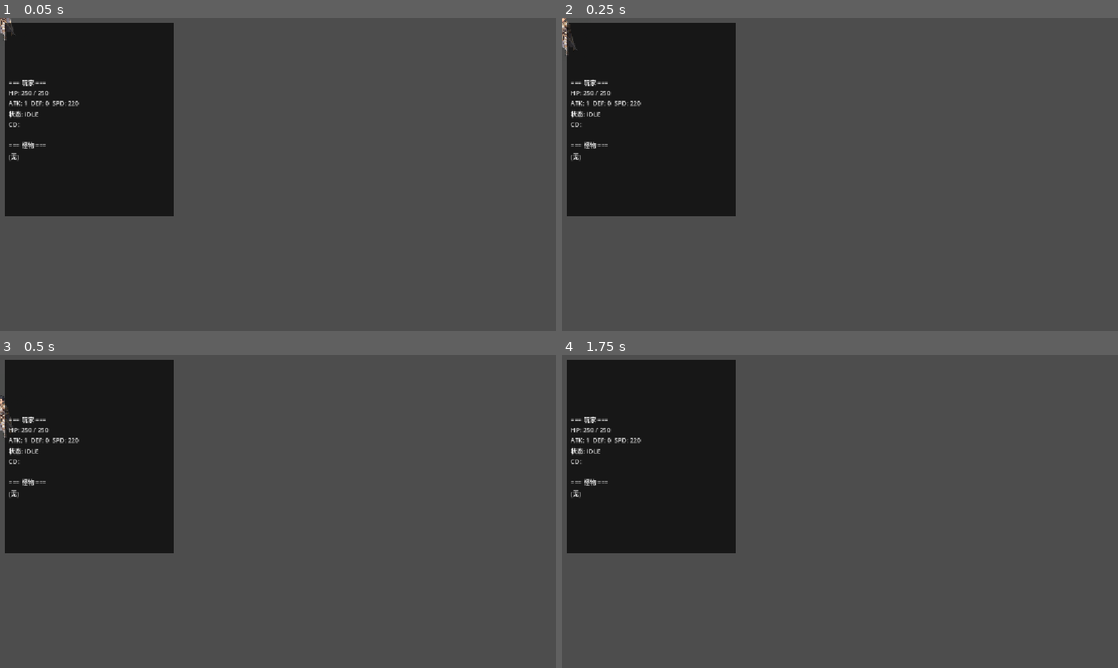
Above: before the commit, frames 1-4 (two rows, left to right).
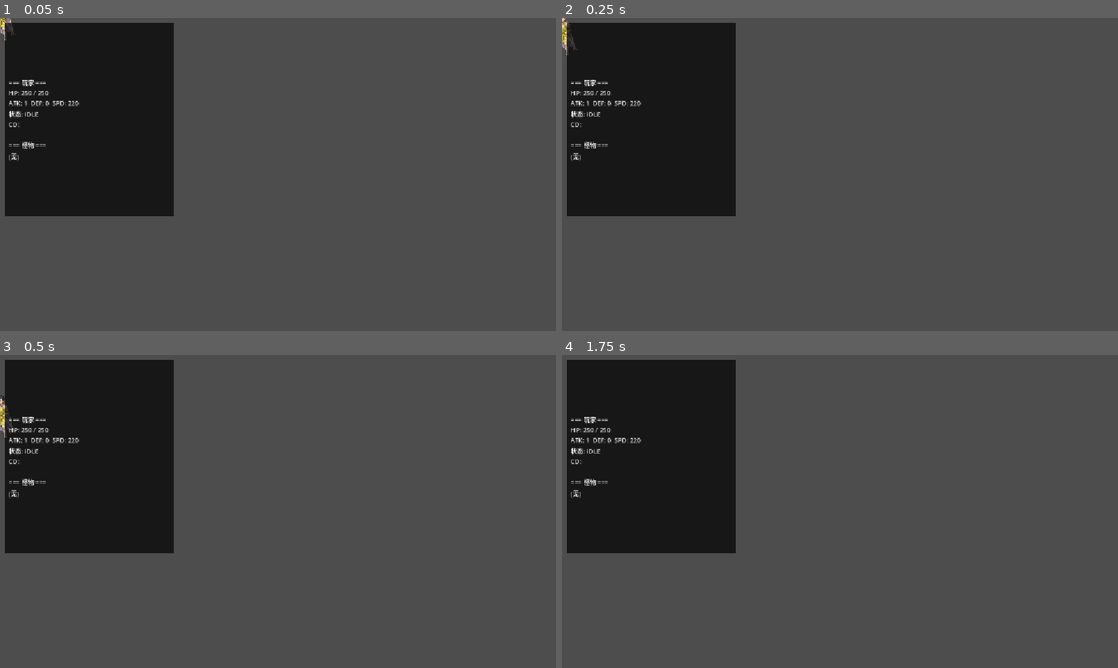
Above: after the commit, the same moments.

Repository: yfn520/2dHBGame
Game: Godot game, scene res://scenes/game_root.tscn
Same seed, same stepped clock (60 frames per second), same inputs: the game is played once before the commit and once after it.
Inputs:
- Up to frame 1 (0.05 s): no input
- Up to frame 2 (0.25 s): no input
- Up to frame 3 (0.5 s): no input
- Up to frame 4 (1.75 s): tap Enter at 0.5 s; hold Right from 0.53 s (still down); tap J at 0.6 s; tap Space at 0.77, 1.52 s; tap K at 1.35 s

The runs differ from the first frame. In frame 1, less than 0.1% of the frame differs, in the area x 0-1%, y 0-3%; in frame 2, less than 0.1%; in frame 3, less than 0.1%, in the area x 0-1%, y 16-23%; in frame 4, nothing differs.

Commit message:
战斗bug修复

Diff:
--- a/assets/enemies/slimu/combat_actions.json
+++ b/assets/enemies/slimu/combat_actions.json
@@ -7,7 +7,7 @@
 					"forward": 20.0,
 					"height": 20.0,
 					"start_frame": 2,
-					"width": 19.0,
+					"width": 28.0,
 					"y": -5.0
 				}
 			]
@@ -27,10 +27,10 @@
 		"skill2": {
 			"hit_windows": [
 				{
-					"end_frame": 2,
+					"end_frame": 2.0,
 					"forward": 25.0,
 					"height": 40.0,
-					"start_frame": 2,
+					"start_frame": 2.0,
 					"width": 30.0,
 					"y": -10.0
 				}
@@ -39,10 +39,10 @@
 		"skill3": {
 			"hit_windows": [
 				{
-					"end_frame": 3,
+					"end_frame": 3.0,
 					"forward": 20.0,
 					"height": 20.0,
-					"start_frame": 3,
+					"start_frame": 3.0,
 					"width": 20.0,
 					"y": -15.0
 				}
--- a/scripts/combat/hit_box.gd
+++ b/scripts/combat/hit_box.gd
@@ -12,6 +12,7 @@
 
 
 func _ready() -> void:
+	z_index = 10
 	if collision_shape.shape != null:
 		collision_shape.shape = collision_shape.shape.duplicate()
 	if not area_entered.is_connected(_on_area_entered):
--- a/scripts/combat/hurt_box.gd
+++ b/scripts/combat/hurt_box.gd
@@ -5,10 +5,24 @@
 signal damaged(damage: int, source: Node)
 
 var _owner_entity: Node = null
+var _collision_shape: CollisionShape2D = null
 
 
 func setup(owner_entity: Node) -> void:
 	_owner_entity = owner_entity
+	for child in get_children():
+		if child is CollisionShape2D:
+			_collision_shape = child
+			break
+	# Debug geometry must remain visible above character sprites in either facing.
+	z_as_relative = false
+	z_index = 1000
+	# 每帧重绘，确保朝向变化后立即更新
+	set_process(true)
+
+
+func _process(_delta: float) -> void:
+	queue_redraw()
 
 
 func is_hurt_box() -> bool:
@@ -19,3 +33,16 @@
 	if _owner_entity != null and _owner_entity.has_method("take_damage"):
 		_owner_entity.take_damage(damage, source)
 	damaged.emit(damage, source)
+
+
+func _draw() -> void:
+	if _collision_shape == null or _collision_shape.shape == null:
+		return
+	var rect: Rect2
+	if _collision_shape.shape is RectangleShape2D:
+		var size: Vector2 = _collision_shape.shape.size
+		rect = Rect2(_collision_shape.position - size * 0.5, size)
+	else:
+		rect = _collision_shape.shape.get_rect()
+		rect.position += _collision_shape.position
+	draw_rect(rect, Color(1, 1, 0, 0.3))
--- a/scripts/enemy.gd
+++ b/scripts/enemy.gd
@@ -21,6 +21,7 @@
 var _idle_timer: float = 0.0
 var _skill_index: int = 0
 var _combat_anim_playing := false
+var _sprite_authored_x := 0.0
 
 var gravity: float = ProjectSettings.get_setting("physics/2d/default_gravity")
 
@@ -84,6 +85,8 @@
 
 func _ready() -> void:
 	add_to_group("enemies")
+	_sprite_authored_x = sprite.position.x
+	_apply_sprite_facing_offset()
 	# 等 CombatComponent 初始化后连接死亡信号
 	call_deferred("_connect_signals")
 
@@ -183,17 +186,27 @@
 		_set_ai_state(AIState.IDLE)
 		return
 
-	var dist := global_position.distance_to(_player.global_position)
+	var dist := _distance_x_to_player()
 	var detect_range: float = _config.get("detect_range", 200.0)
-	var attack_range: float = _config.get("attack_range", 40.0)
+	# attack_range is the preferred stopping distance, not the damage radius.
+	var preferred_range: float = _config.get("attack_range", 40.0)
 
 	# 玩家超出检测范围
 	if dist > detect_range * 1.5:
 		_set_ai_state(AIState.IDLE)
 		return
 
-	# 进入攻击范围
-	if dist <= attack_range:
+	# A ready ranged/dash skill may interrupt pursuit once. After its animation
+	# ends, this state keeps closing toward preferred_range while it is on CD.
+	if combat != null and "combat_state" in combat and combat.combat_state == combat.CombatState.IDLE:
+		if _try_use_next_skill(dist, preferred_range):
+			velocity.x = 0.0
+			return
+
+	# Only stop when the preferred distance is reached and at least one configured
+	# skill can actually be used from here. This prevents bad range data from
+	# leaving an enemy idle just outside all of its attacks.
+	if dist <= preferred_range and _has_skill_for_distance(dist, preferred_range):
 		_set_ai_state(AIState.ATTACK)
 		return
 
@@ -209,8 +222,8 @@
 		_set_ai_state(AIState.IDLE)
 		return
 
-	var dist := global_position.distance_to(_player.global_position)
-	var attack_range: float = _config.get("attack_range", 40.0)
+	var dist := _distance_x_to_player()
+	var preferred_range: float = _config.get("attack_range", 40.0)
 	var detect_range: float = _config.get("detect_range", 200.0)
 
 	# 玩家跑远了
@@ -219,7 +232,7 @@
 		return
 
 	# 玩家跑出攻击范围
-	if dist > attack_range * 1.5:
+	if dist > preferred_range * 1.25:
 		_set_ai_state(AIState.CHASE)
 		return
 
@@ -229,38 +242,44 @@
 
 	# 尝试释放技能（只在战斗状态空闲时）
 	if combat != null and "combat_state" in combat and combat.combat_state == combat.CombatState.IDLE:
-		_try_use_next_skill()
+		_try_use_next_skill(dist, preferred_range)
 
 
 ## ---- 技能选择 ----
 
-func _try_use_next_skill() -> void:
+func _try_use_next_skill(distance_x: float, preferred_range: float) -> bool:
 	if combat == null:
-		return
+		return false
 
 	var skills: Array = _config.get("skills", [])
 	var weights: Array = _config.get("skill_weights", [])
 	if skills.is_empty():
-		return
+		return false
 
 	# 加权随机选择技能
-	var distance_to_player := global_position.distance_to(_player.global_position) if _player != null else INF
-	var skill_id := _pick_weighted_skill(skills, weights, distance_to_player)
+	var skill_id := _pick_weighted_skill(skills, weights, distance_x, preferred_range)
 	if skill_id <= 0:
-		return
+		return false
 
 	# 尝试释放（CombatComponent 会处理冷却和状态）
 	if combat.has_method("try_use_skill"):
-		combat.try_use_skill(skill_id)
-
-
-func _pick_weighted_skill(skills: Array, weights: Array, _target_distance: float) -> int:
-	# 只过滤冷却中的技能，距离由 AI 状态机负责
+		return combat.try_use_skill(skill_id)
+	return false
+
+
+func _pick_weighted_skill(skills: Array, weights: Array, distance_x: float, preferred_range: float) -> int:
+	# Filter by cooldown and each skill's usable X-axis range, then keep weighted randomness.
 	var available_ids: Array[int] = []
 	var available_weights: Array[float] = []
 	for i in range(skills.size()):
 		var sid := int(skills[i])
 		if combat._cooldowns.get(sid, 0.0) > 0.0:
+			continue
+		var skill: Dictionary = GameRegistry.skill_config.get_skill(sid)
+		if skill.is_empty():
+			continue
+		var usable_range := _get_skill_usable_range(skill, preferred_range)
+		if distance_x > usable_range:
 			continue
 		available_ids.append(sid)
 		available_weights.append(float(weights[i]) if weights.size() == skills.size() else 1.0)
@@ -280,13 +299,33 @@
 	return available_ids[0]
 
 
+func _has_skill_for_distance(distance_x: float, preferred_range: float) -> bool:
+	var skills: Array = _config.get("skills", [])
+	for raw_skill_id in skills:
+		var skill: Dictionary = GameRegistry.skill_config.get_skill(int(raw_skill_id))
+		if not skill.is_empty() and distance_x <= _get_skill_usable_range(skill, preferred_range):
+			return true
+	return false
+
+
+func _get_skill_usable_range(skill: Dictionary, preferred_range: float) -> float:
+	var usable_range := float(skill.get("range", 0.0))
+	return preferred_range if usable_range <= 0.0 else usable_range
+
+
 ## ---- 辅助 ----
 
 func _can_detect_player() -> bool:
 	if _player == null or not is_instance_valid(_player):
 		return false
-	var dist := global_position.distance_to(_player.global_position)
+	var dist := _distance_x_to_player()
 	return dist <= _config.get("detect_range", 200.0)
+
+
+func _distance_x_to_player() -> float:
+	if _player == null or not is_instance_valid(_player):
+		return INF
+	return absf(_player.global_position.x - global_position.x)
 
 
 func _pick_patrol_target() -> void:
@@ -299,7 +338,14 @@
 func _face_direction(dir: float) -> void:
 	if dir == 0.0:
 		return
-	sprite.flip_h = dir > 0.0
+	var new_flip := dir > 0.0
+	if sprite.flip_h != new_flip:
+		sprite.flip_h = new_flip
+		_apply_sprite_facing_offset()
+
+
+func _apply_sprite_facing_offset() -> void:
+	sprite.position.x = -_sprite_authored_x if sprite.flip_h else _sprite_authored_x
 
 
 func _play_anim(anim_name: String) -> void:
--- a/scripts/game_root.gd
+++ b/scripts/game_root.gd
@@ -126,14 +126,14 @@
 			for enemy in enemies:
 				if not is_instance_valid(enemy):
 					continue
-				var dist := player.global_position.distance_to(enemy.global_position)
+				var dist_x := absf(player.global_position.x - enemy.global_position.x)
 				var e_stats = enemy.get_combat_stats() if enemy.has_method("get_combat_stats") else null
 				var hp_str := "?"
 				if e_stats != null:
 					hp_str = "%d/%d" % [e_stats.hp, e_stats.max_hp]
 				var ai_name: String = enemy.get_ai_state_name() if enemy.has_method("get_ai_state_name") else "?"
 				var e_name: String = enemy.get_enemy_name() if enemy.has_method("get_enemy_name") else "?"
-				lines.append("[%s] HP:%s AI:%s Dist:%d" % [e_name, hp_str, ai_name, int(dist)])
+				lines.append("[%s] HP:%s AI:%s XDist:%d" % [e_name, hp_str, ai_name, int(dist_x)])
 
 	_debug_label.text = "\n".join(lines)
 
--- a/scripts/player.gd
+++ b/scripts/player.gd
@@ -17,11 +17,14 @@
 
 var _combat_anim_playing := false
 var _combat_actions: Dictionary = {}
+var _sprite_authored_x := 0.0
 
 
 func _ready() -> void:
 	add_to_group("player")
 	_apply_character_display_config()
+	_sprite_authored_x = sprite.position.x
+	_apply_sprite_facing_offset()
 	camera.limit_left = 0
 	camera.limit_top = 0
 	camera.limit_right = LEVEL_SIZE.x
@@ -105,7 +108,10 @@
 		velocity.x = move_toward(velocity.x, 0, 400 * delta)
 
 	if direction != 0.0:
-		sprite.flip_h = direction > 0.0
+		var new_flip := direction > 0.0
+		if sprite.flip_h != new_flip:
+			sprite.flip_h = new_flip
+			_apply_sprite_facing_offset()
 
 	_update_animation(direction)
 
@@ -184,6 +190,11 @@
 			return child.global_position.x
 
 	return ladder.global_position.x
+
+
+## Mirror the authored sprite-node offset with the artwork. Collision boxes stay actor-local.
+func _apply_sprite_facing_offset() -> void:
+	sprite.position.x = -_sprite_authored_x if sprite.flip_h else _sprite_authored_x
 
 
 func _update_animation(direction: float) -> void:
Not shown, changed: MEMORY.md
Not shown, changed: PLAN.md
Not shown, changed: STRUCTURE.md
Not shown, changed: data/excel/skills.xlsx
